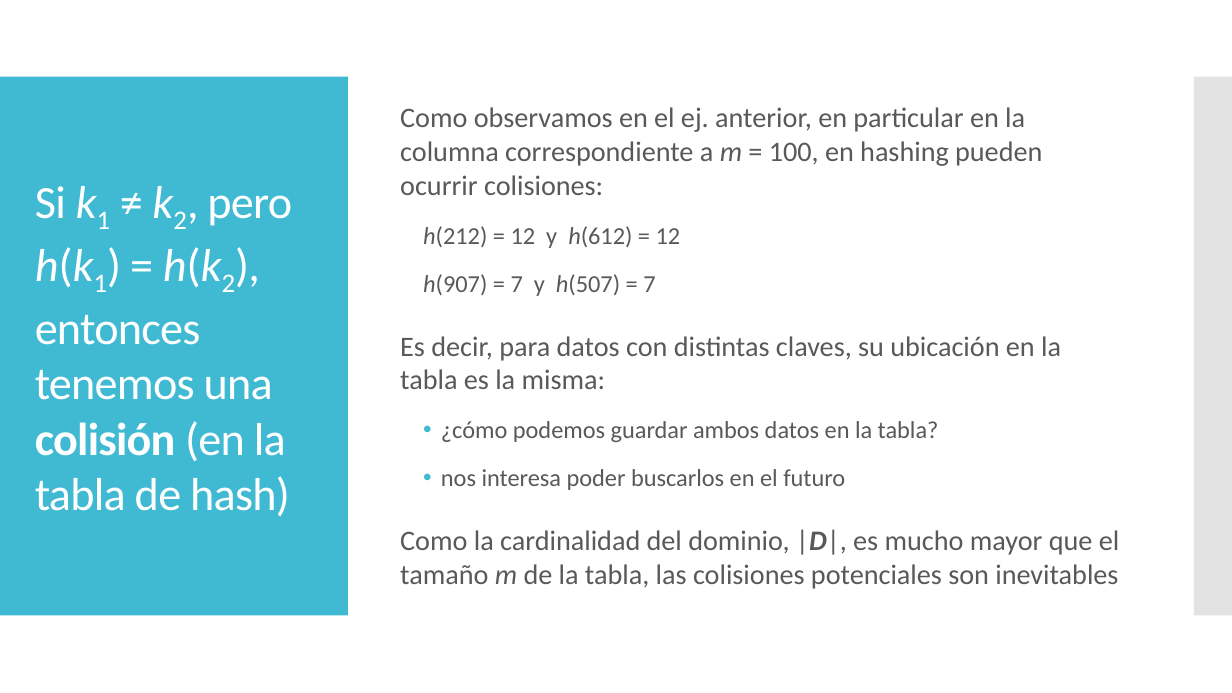
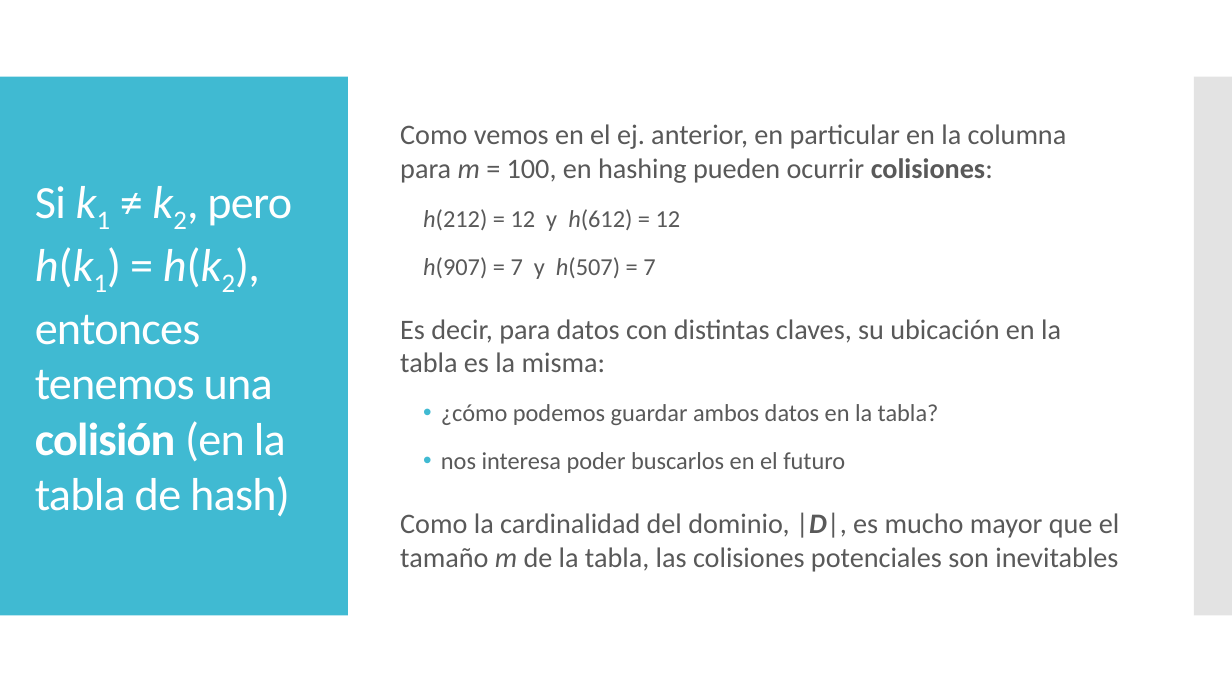
Before and after one commit to chris-carstens/2020-2, a slide deck: slide 11 of Clases/11 - Tablas de Hash/Tablas de hash.pptx. Drawn at 1232x693 pixels with LibreOffice and Linux fonts; fonts in the diff are those of the drawing. Boxes give left, top, right and bottom in pixels: in the first picture for what was removed or moved away, otherwise in the second. Text is boxed around its words. In the diff, an @@ line names an element or a change of style, - is before the commit and + after.

```diff
--- a/Clases/11 - Tablas de Hash/Tablas de hash.pptx
+++ b/Clases/11 - Tablas de Hash/Tablas de hash.pptx
@@ text at (x1=400, y1=124, x2=1067, y2=183): text changed @@
-Como observamos en el ej. anterior, en particular en la columna correspondiente a m = 100, en hashing pueden ocurrir colisiones:
+Como vemos en el ej. anterior, en particular en la columna para m = 100, en hashing pueden ocurrir colisiones:
```
Also in this commit, not shown: 20 other slides changed, 9 slides added, 5 slides removed, 3 other files.
